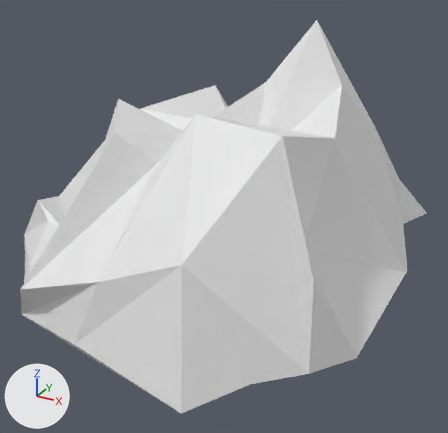
A saved change to the Blender file mining_rock1.blend.
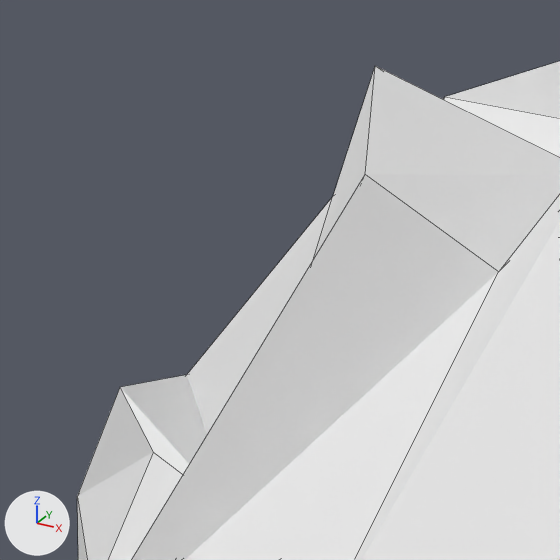
Each version is shown whole from a 50 mm lens placed at (1.77, -3.28, 1.79), pointed at (0.07, -0.19, 0.25), then close up on the part from 0% to 39% of the width and 18% to 59% of the height. Arrows for +X, +Y and +Z are at lower left; the lights stay in place. The close-ups show mesh edges as thin lines.
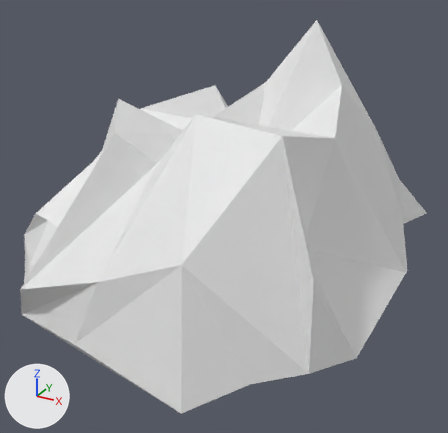
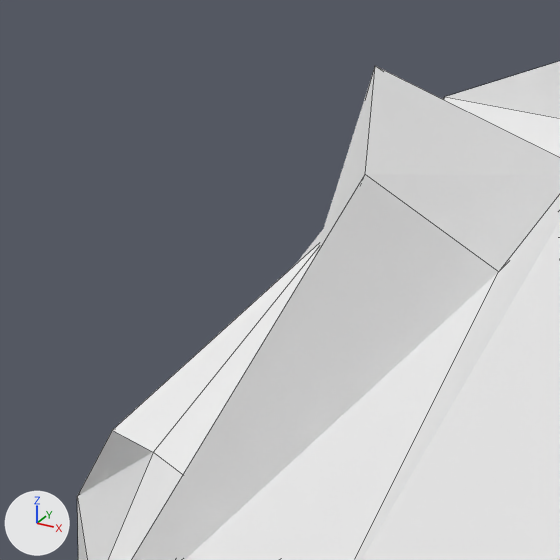
The newer file is also turned or shifted as a whole; pictures and numbers use the older file's frame.

Boxes [x1, y1, x2, y2] around the edits, measured in the close-ups (560 x 560 px):
part 1 of me_sphere, built on
    both: [77, 68, 375, 560]

Patch to the scene script:
```diff
--- a/mining_rock1.blend.py
+++ b/mining_rock1.blend.py
@@ me_sphere @@
 me_sphere.from_pydata(...)  # 69 vertices, 78 faces; spans x -1.17..1.14, y -3.63..-0.89, z -0.33..1.24
 # used by ob_sphere; location = (0.0, 2.197, 0.141)
 # verts and faces of me_sphere; kept vertices keep their numbers, new ones are numbered from 69
 # before: 6 (-1.17, -2.51, 0.05) at pixel (186, 374), 7 (-0.82, -3.03, 0.27) at pixel (119, 387), 20 (-0.46, -3.15, 0.14), 21 (-0.68, -2.56, 0.53) at pixel (332, 196), 64 (-0.69, -3.1, 0.2) at pixel (153, 452)
+# me_sphere part 1
+delete_faces([(6, 7, 64, 20, 21)])
+verts[6] = (-1.13, -2.58, -0.01)  # moved
+verts[7] = (-0.78, -3.1, 0.22)  # moved, pixel (112, 430)
+verts[21] = (-0.64, -2.63, 0.48)  # moved
+faces += [(6, 7, 21), (7, 64, 21), (20, 21, 64)]
```
